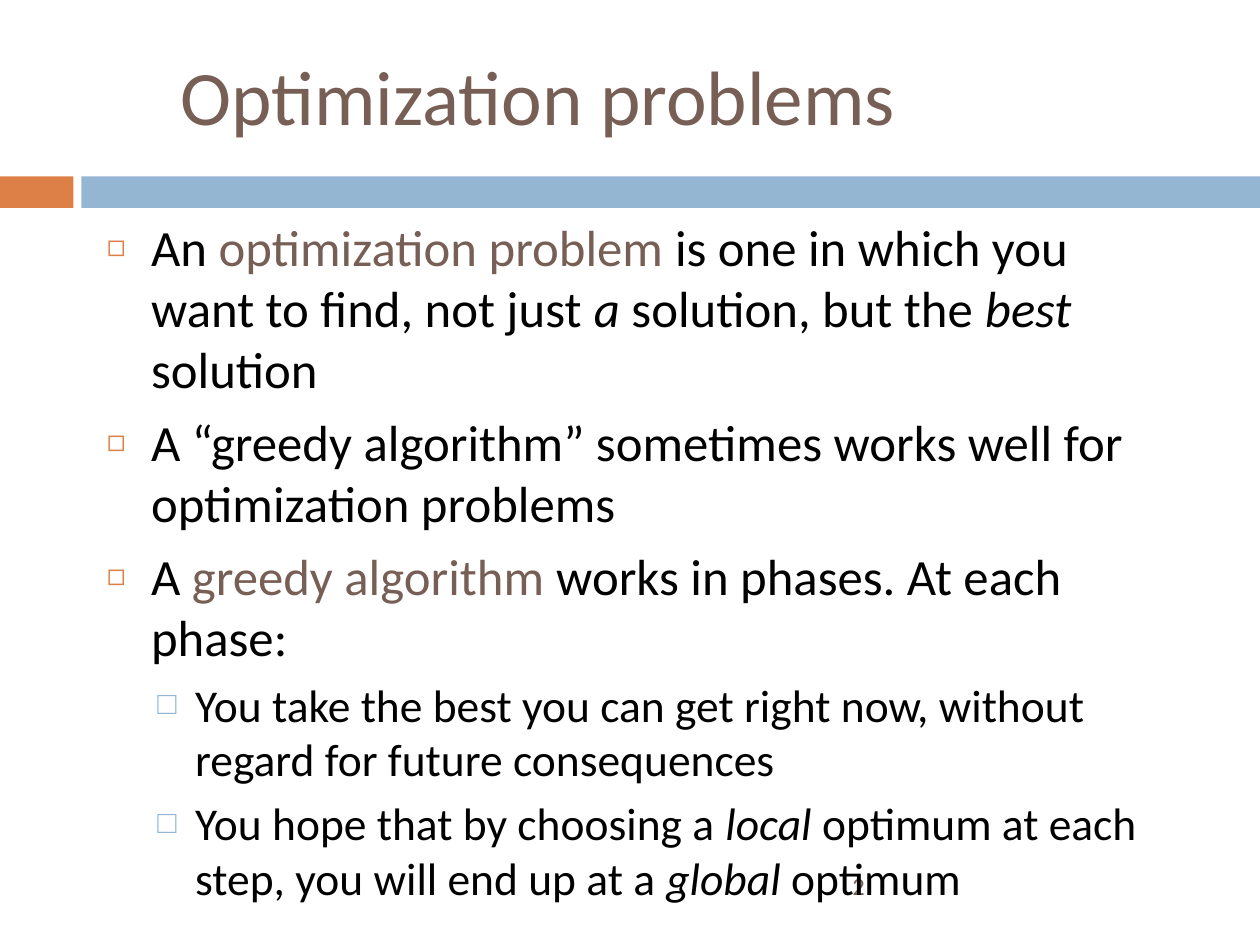
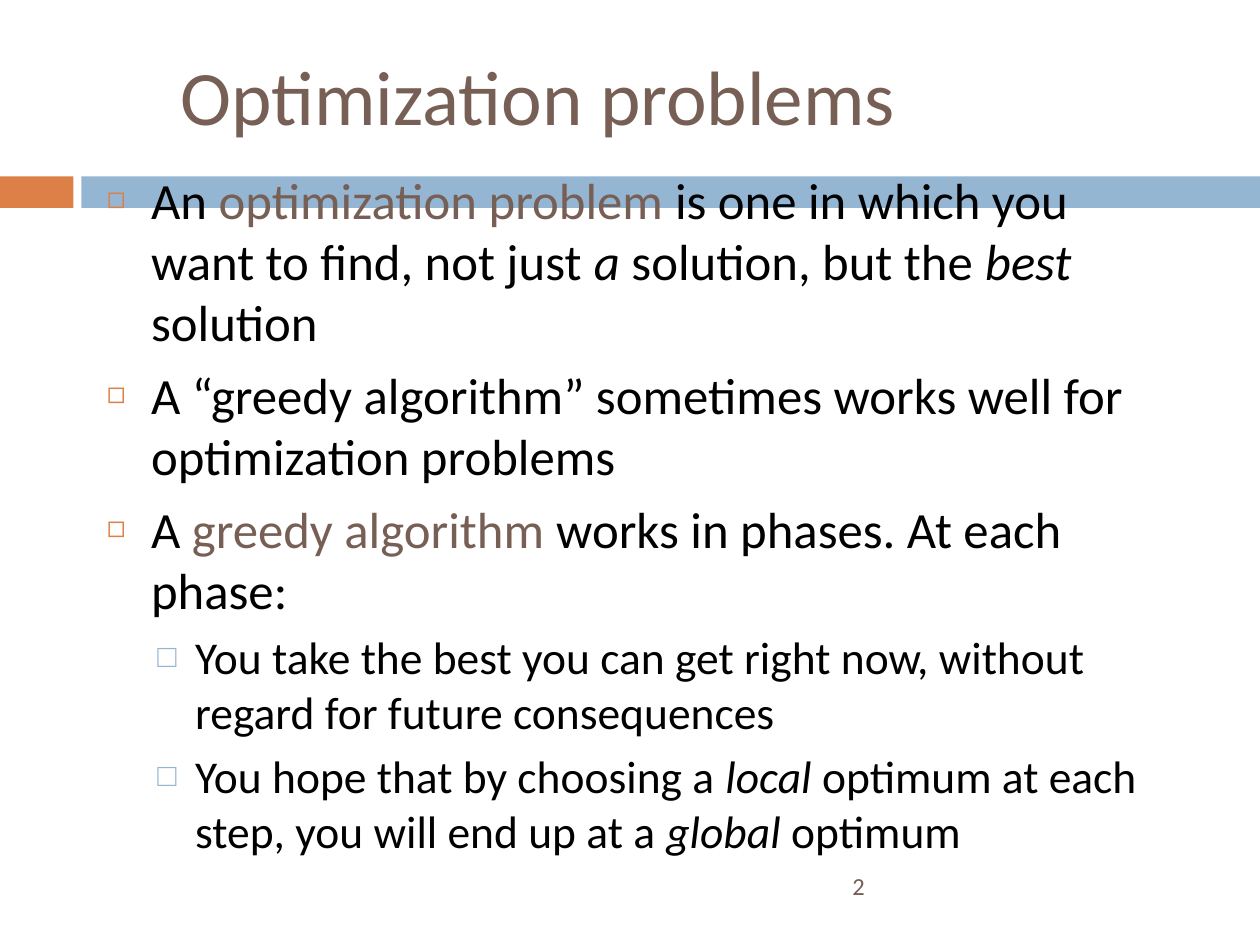
Before and after one commit to sundyCoder/CSK, a slide deck: slide 2 of 3@CSDS/PPT/3@gredy_algorithm.pptx. Drawn at 1260x945 pixels with LibreOffice and Linux fonts; fonts in the diff are those of the drawing. Boxes give left, top, right and bottom in pixels: in the first picture for what was removed or moved away, otherwise in the second. Text is boxed around its words. In the diff, an @@ line names an element or a change of style, - is before the commit and + after.

```diff
--- a/3@CSDS/PPT/3@gredy_algorithm.pptx
+++ b/3@CSDS/PPT/3@gredy_algorithm.pptx
@@ text "An optimization problem is one ..." moved from (x1=151, y1=230, x2=1136, y2=903) to (x1=151, y1=183, x2=1136, y2=856) @@
```
Also in this commit, not shown: 3 other slides changed.
